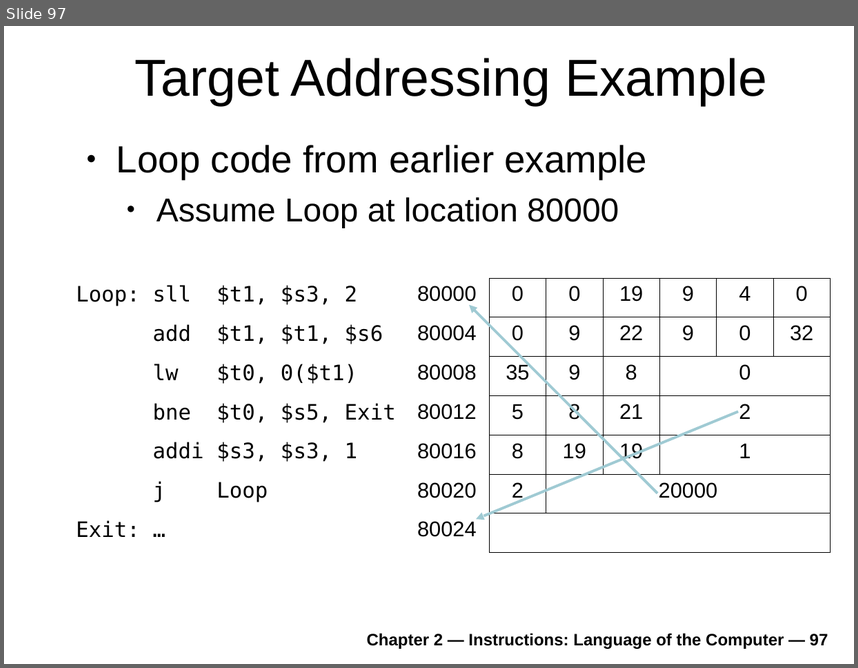
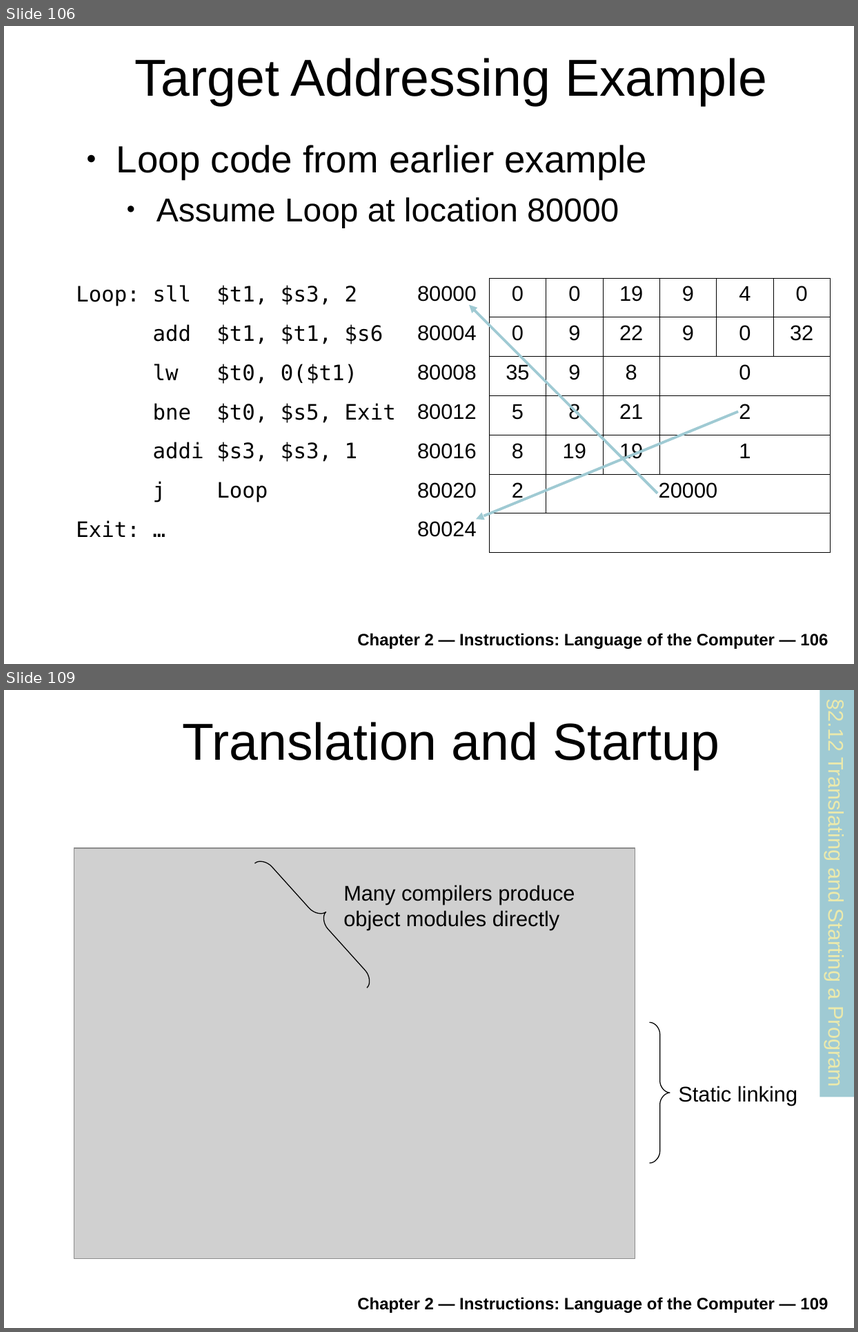
Before and after one commit to antonburtsev/cs3810, a slide deck: lectures/lecture04-mips/lecture-04-mips.odp. Shown one above the other, each under a label of ours: slide 97 before the commit, slides 106 and 109 after it; the slides between them are not shown. The pictures are 858x668 and 858x1332 pixels, drawn with LibreOffice and Linux fonts; fonts in the diff are those of the drawing; grey boxes stand for pictures. Boxes give left, top, right and bottom in pixels: in the first picture for what was removed or moved away, otherwise in the second. Text is boxed around its words. In the diff, an @@ line names an element or a change of style, - is before the commit and + after.

```diff
--- a/lectures/lecture04-mips/lecture-04-mips.odp
+++ b/lectures/lecture04-mips/lecture-04-mips.odp
@@ slide 109 added at box(4, 690, 854, 1328), background #FFFFFF @@
@@ rectangle added at box(820, 690, 854, 1096), fill #9FCAD3, 18 pt, text #ECEAAC @@
+§2.12 Translating and Starting a Program
@@ title added at box(182, 722, 720, 769), 44 pt, text #000000 @@
+Translation and Startup
@@ picture added at box(74, 848, 635, 1259) @@
@@ freeform shape added at box(255, 849, 382, 987), outline #000000 0.74 pt @@
@@ text added at box(343, 885, 575, 929), 18 pt, text #000000 @@
+Many compilers produce object modules directly
@@ freeform shape added at box(650, 1023, 671, 1163), outline #000000 0.74 pt @@
@@ text added at box(678, 1085, 797, 1105), 18 pt, text #000000 @@
+Static linking
@@ text added at box(357, 1297, 828, 1312), 14 pt, text #000000, bold @@
+Chapter 2 — Instructions: Language of the Computer — 109
@@ what was slide 97 is now slide 106 @@
@@ text at box(357, 633, 828, 648): text changed @@
-Chapter 2 — Instructions: Language of the Computer — 97
+Chapter 2 — Instructions: Language of the Computer — 106
```
Also in this commit, not shown: 1 slide changed, 28 other slides added, 1 slide removed, 1 other file.
